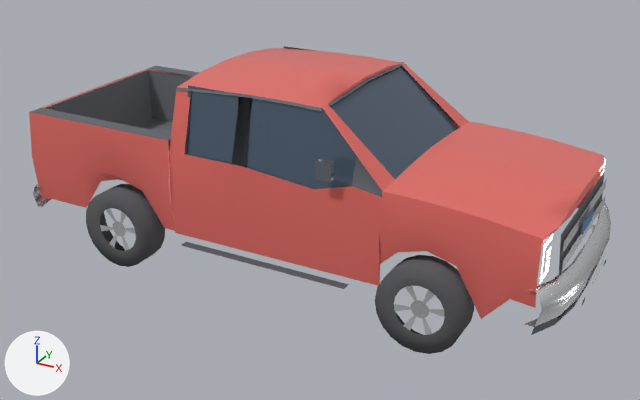
The Blender file cars/bodies/f150.blend: old version first, new version second.
Camera for both pictures: a 50 mm camera at (3.82, -6.86, 4.04) aimed at (0.09, -0.08, 0.65). Every picture has the same lights, and +X, +Y and +Z are marked at lower left. The picture after the commit comes second.

The first picture shows 'BedLiner', 'Body', 'Trim', 'Wheel_FL', 'Wheel_RL', 'Windows' and 1 more.
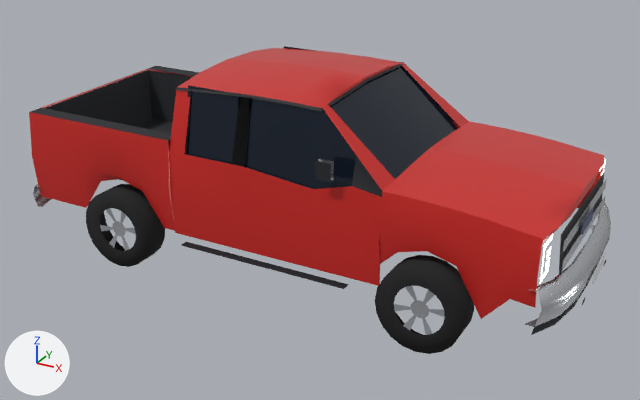
Diff of the bpy script that builds the scene:
```diff
--- a/cars/bodies/f150.blend.py
+++ b/cars/bodies/f150.blend.py
@@ mat_glass @@
 mat_glass = principled_material('glass')
-mat_glass.base_color = (0.1, 0.14, 0.2)  # dark blue #59697c
+mat_glass.base_color = (0.01, 0.0174, 0.0331)  # dark blue #192433
 mat_glass.metallic = 0.4
@@ mat_trim @@
 mat_trim = principled_material('trim')
-mat_trim.base_color = (0.12, 0.13, 0.15)  # dark grey #61656c
+mat_trim.base_color = (0.0134, 0.0153, 0.0196)  # black #1f2126
 mat_trim.roughness = 0.75
@@ mat_bed_liner @@
 mat_bed_liner = principled_material('bed_liner')
-mat_bed_liner.base_color = (0.15, 0.16, 0.18)  # grey #6c6f76
+mat_bed_liner.base_color = (0.0196, 0.022, 0.0272)  # black #26292e
 mat_bed_liner.roughness = 0.85
@@ mat_tire @@
 mat_tire = principled_material('tire')
-mat_tire.base_color = (0.1, 0.1, 0.11)  # dark grey #59595d
+mat_tire.base_color = (0.01, 0.01, 0.0116)  # black #19191c
 mat_tire.roughness = 0.9
@@ mat_paint @@
 mat_paint = principled_material('paint')
-mat_paint.base_color = (0.82, 0.16, 0.14)  # red #ea6f69
+mat_paint.base_color = (0.638, 0.022, 0.0174)  # red #d12924
 mat_paint.metallic = 0.1
```

What differs and where, as boxes (x1, y1, x2, y2) in the pictures (640 x 400 px):
'Body', recoloured (darker): (29, 48, 605, 319) in both
'Windows', recoloured (darker): (186, 46, 458, 189) in both
'Trim', recoloured: (30, 64, 609, 335) in both
'Wheel_FL', recoloured (dark grey to black): (375, 255, 474, 354) in both
'BedLiner', recoloured (grey to black): (46, 70, 192, 180) in both
'Wheel_RL', recoloured (dark grey to black): (86, 184, 165, 267) in both
